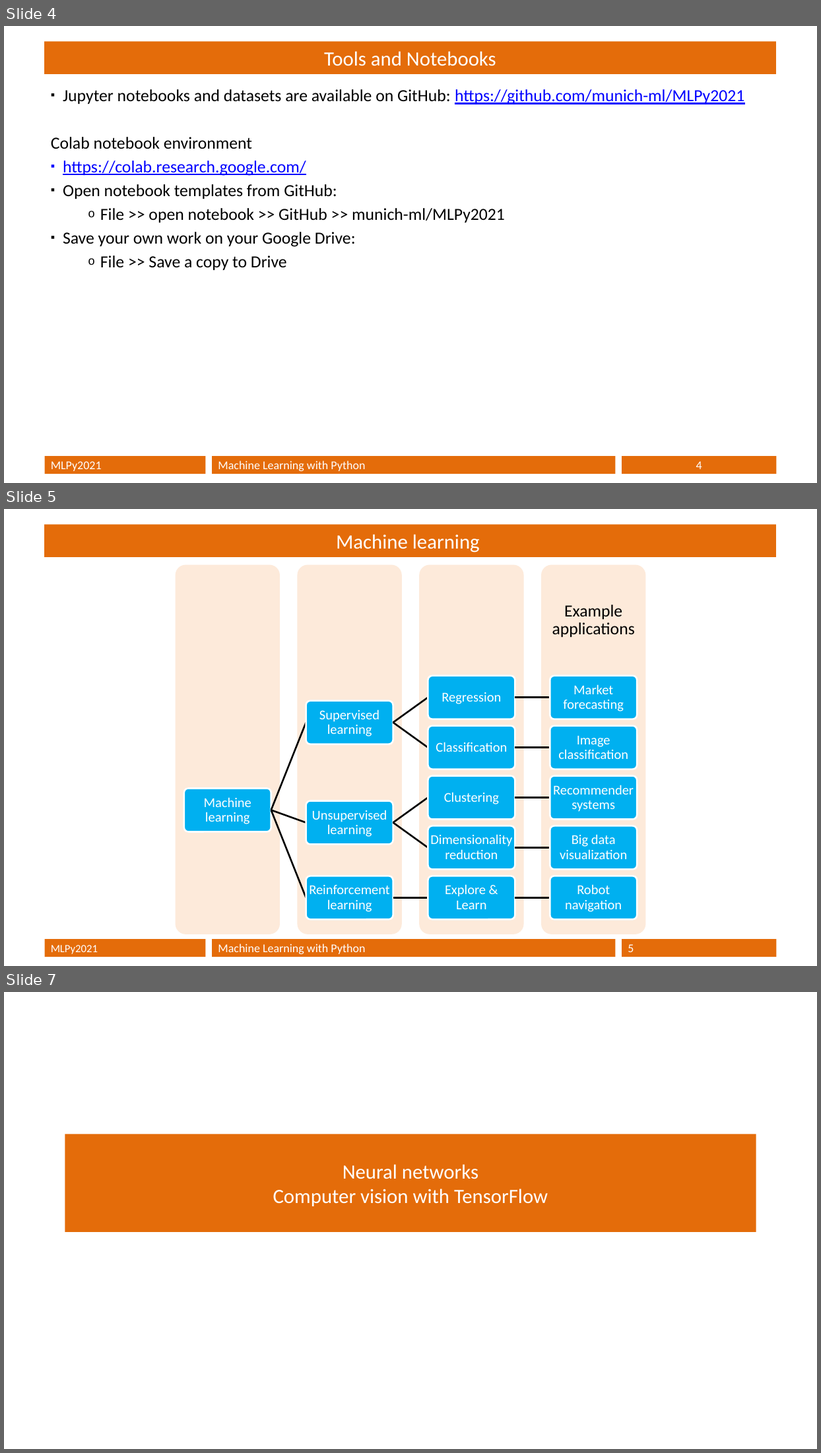
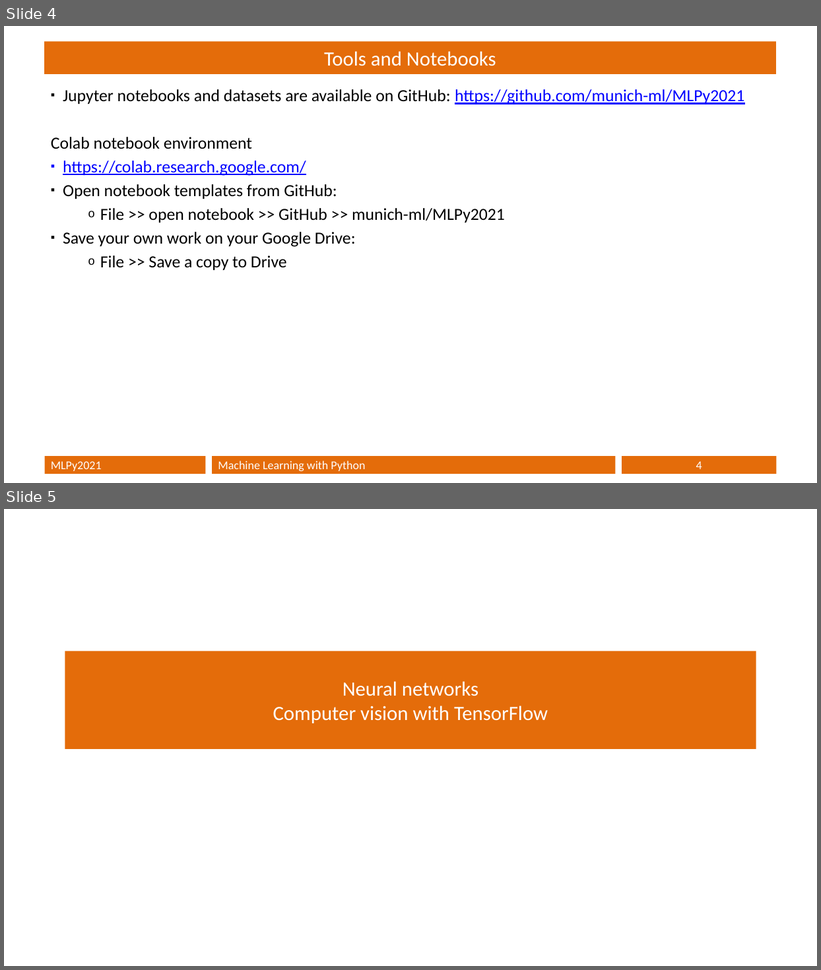
Before and after one commit to munich-ml/MLPy2021, a slide deck: MLPy2021_slides.pptx. Shown one above the other, each under a label of ours: slides 4, 5 and 7 before the commit, slides 4 and 5 after it; the slides between them are not shown. The pictures are 821x1453 and 821x970 pixels, drawn with LibreOffice and Linux fonts; fonts in the diff are those of the drawing. Boxes give left, top, right and bottom in pixels: in the first picture for what was removed or moved away, otherwise in the second. Text is boxed around its words. In the diff, an @@ line names an element or a change of style, - is before the commit and + after.

Commit message:
ppt to md

```diff
--- a/MLPy2021_slides.pptx
+++ b/MLPy2021_slides.pptx
@@ slide 5 removed at [4,509,817,966], background #FFFFFF @@
@@ title removed at [44,524,776,557] @@
-Machine learning
@@ group removed at [176,564,646,934]: 18 rounded rectangles, 15 texts, 13 freeform shapes @@
-Example applications
-Machine learning
-Supervised learning
-Regression
-Market forecasting
-Classification
-Image classification
-Unsupervised learning
-Clustering
-Recommender systems
-Dimensionality reduction
-Big data visualization
-Reinforcement learning
-Explore & Learn
-Robot navigation
@@ rectangle removed at [45,940,206,957] @@
-MLPy2021
@@ rectangle removed at [212,940,615,957] @@
-Machine Learning with Python
@@ page number removed at [622,940,777,957] @@
-5
@@ what was slide 7 is now slide 5 @@
```
Also in this commit, not shown: 1 other slide removed, 1 other file.
